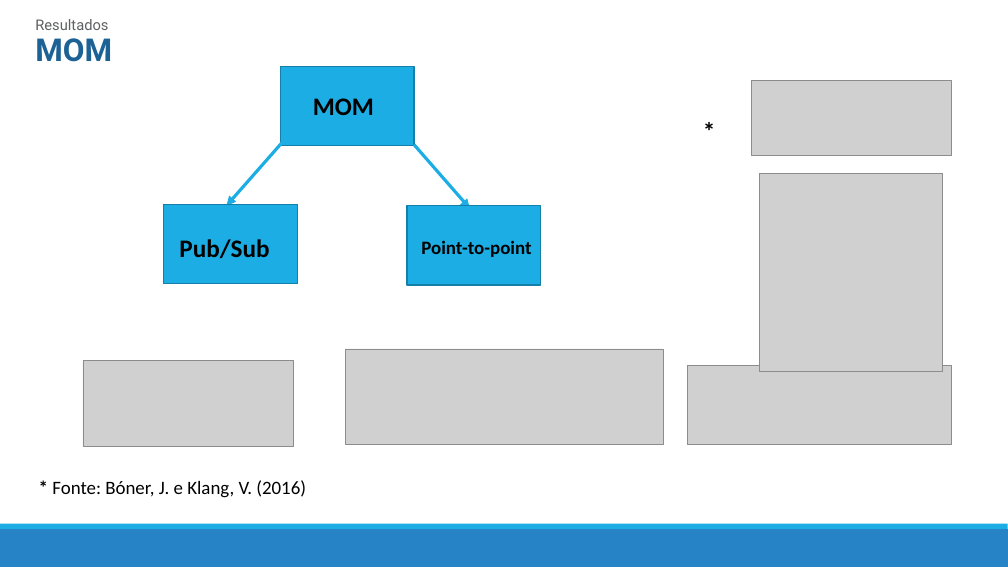
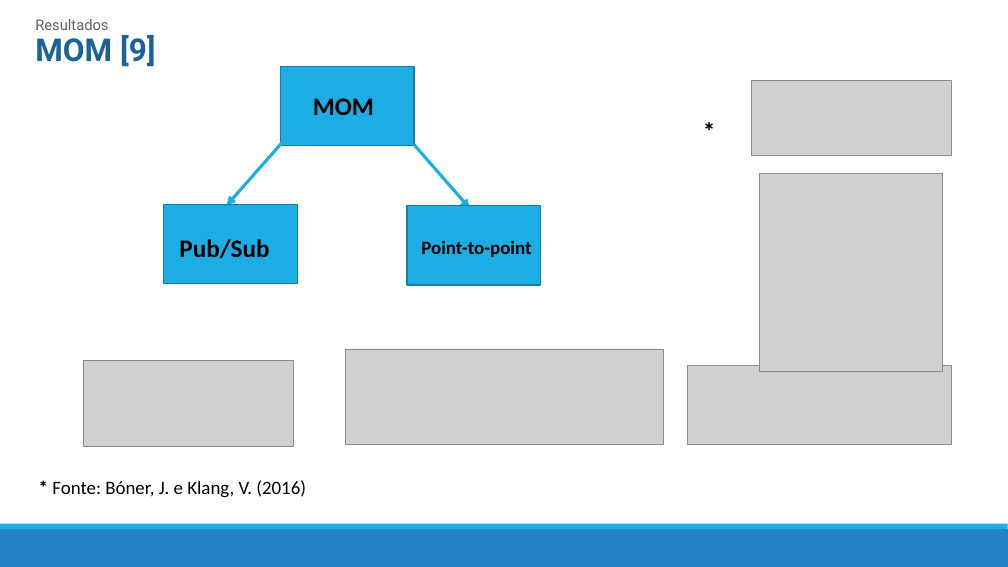
Before and after one commit to mrezende/architecture-discipline, a slide deck: slide 9 of article-presentation/Artigo.pptx. Drawn at 1008x567 pixels with LibreOffice and Linux fonts; fonts in the diff are those of the drawing; grey boxes stand for pictures. Boxes give left, top, right and bottom in pixels: in the first picture for what was removed or moved away, otherwise in the second. Text is boxed around its words. In the diff, an @@ line names an element or a change of style, - is before the commit and + after.

```diff
--- a/article-presentation/Artigo.pptx
+++ b/article-presentation/Artigo.pptx
@@ text at (x1=35, y1=35, x2=156, y2=66): text changed @@
-MOM
+MOM [9]
```
Also in this commit, not shown: 8 other slides changed.
